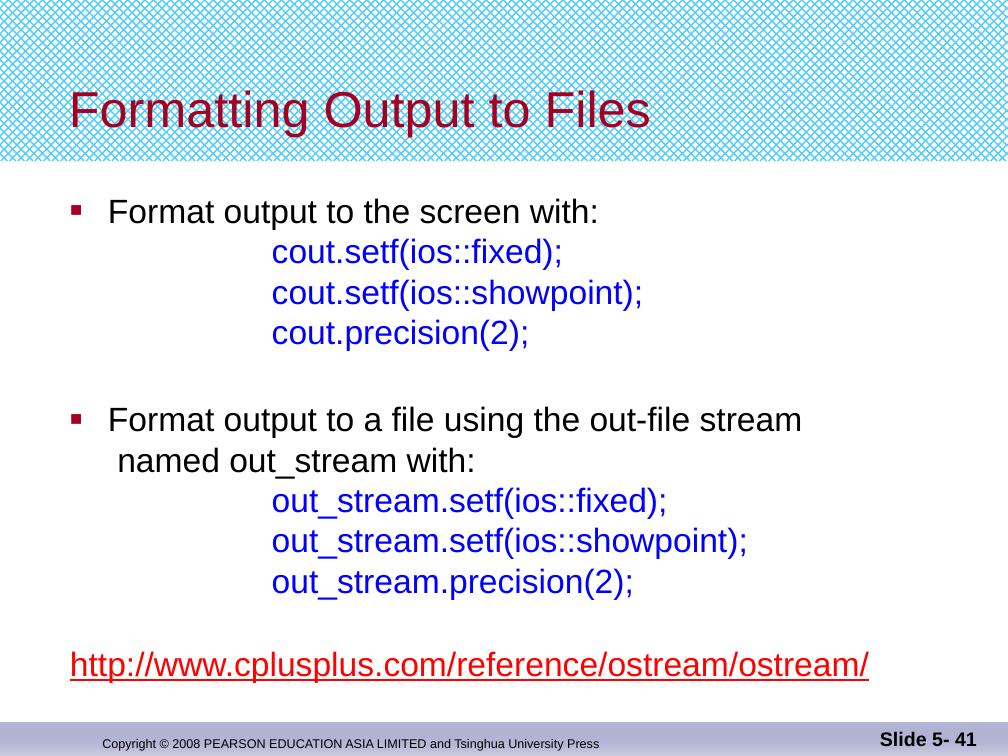
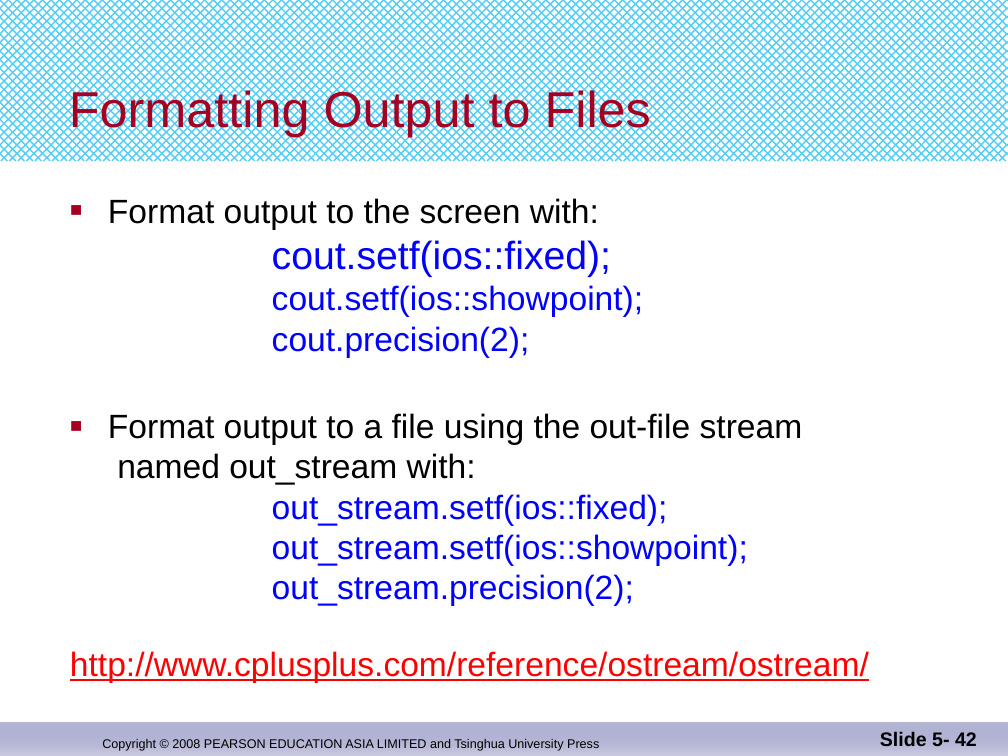
Before and after one commit to djuanbei/CPLUSPLUS, a slide deck: slide 42 of ppt/Chapter 6.pptx (slide 41 before the commit). Drawn at 1008x756 pixels with LibreOffice and Linux fonts; fonts in the diff are those of the drawing. Boxes give left, top, right and bottom in pixels: in the first picture for what was removed or moved away, otherwise in the second. Text is boxed around its words. In the diff, an @@ line names an element or a change of style, - is before the commit and + after.

```diff
--- a/ppt/Chapter 6.pptx
+++ b/ppt/Chapter 6.pptx
@@ text at (x1=108, y1=198, x2=644, y2=358): size 24 to 28 pt in "cout.setf(ios::fixed);" @@
@@ page number at (x1=880, y1=731, x2=977, y2=746): text changed @@
-Slide 5- 41
+Slide 5- 42
```
Also in this commit, not shown: 3 other slides changed, 1 slide added, 2 slides removed.
